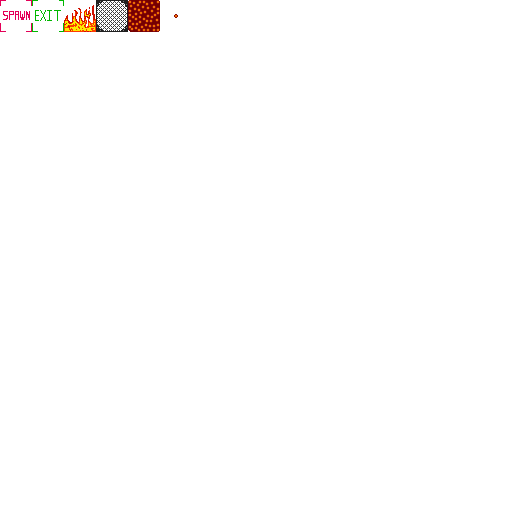
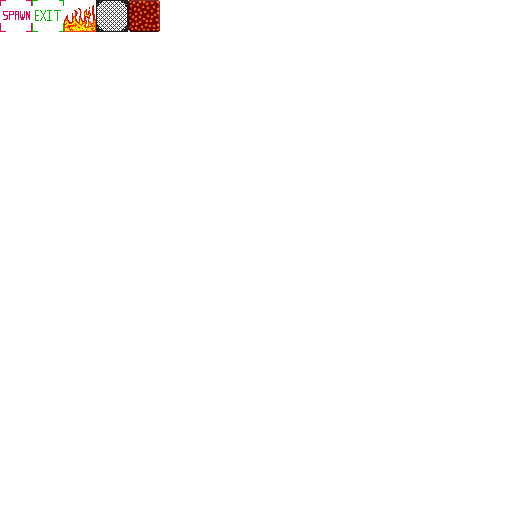
Revision of a layered 512x512 image; what changed, layer by layer:
painted on "entity" over [128, 0, 178, 32]
